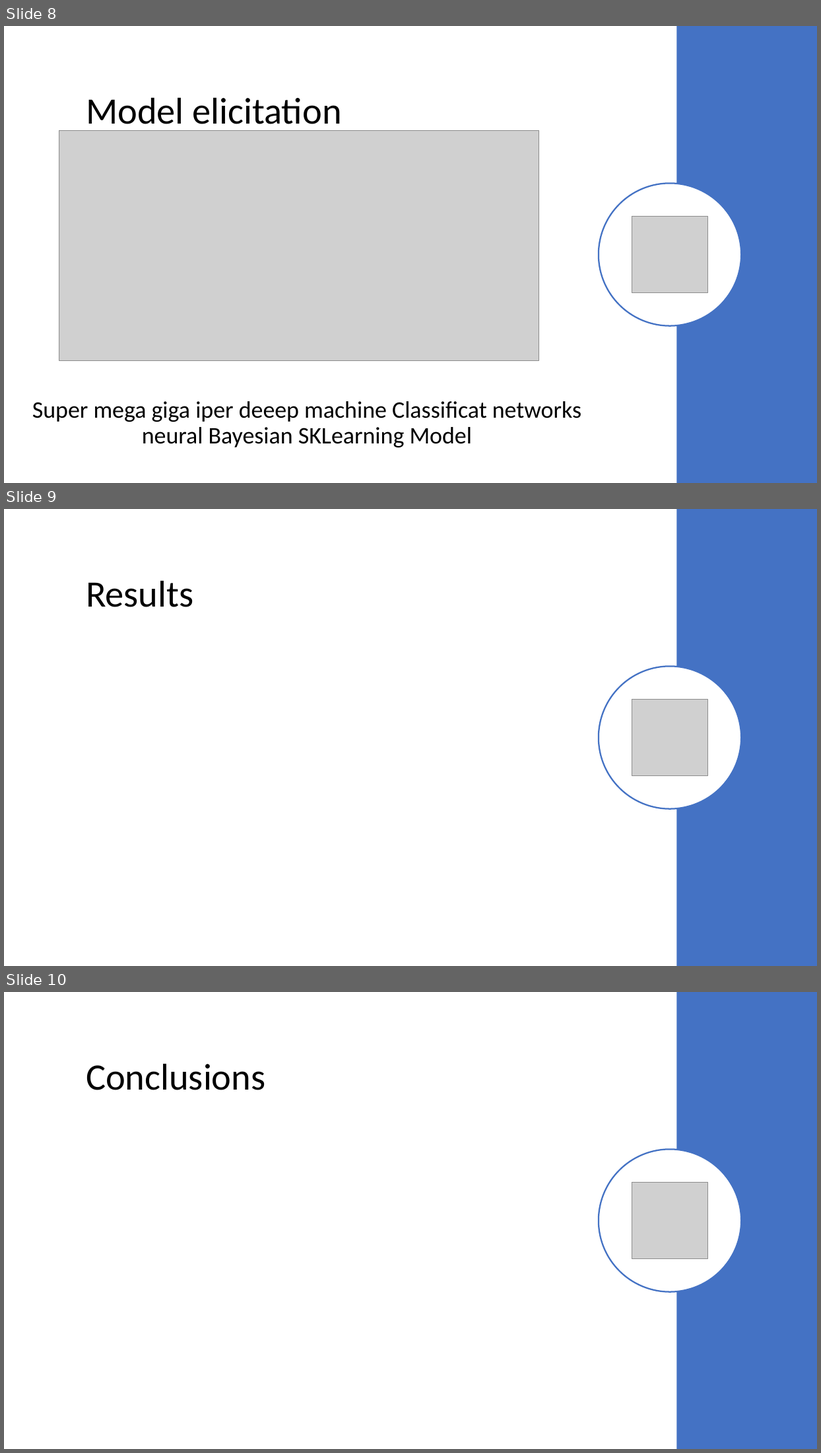
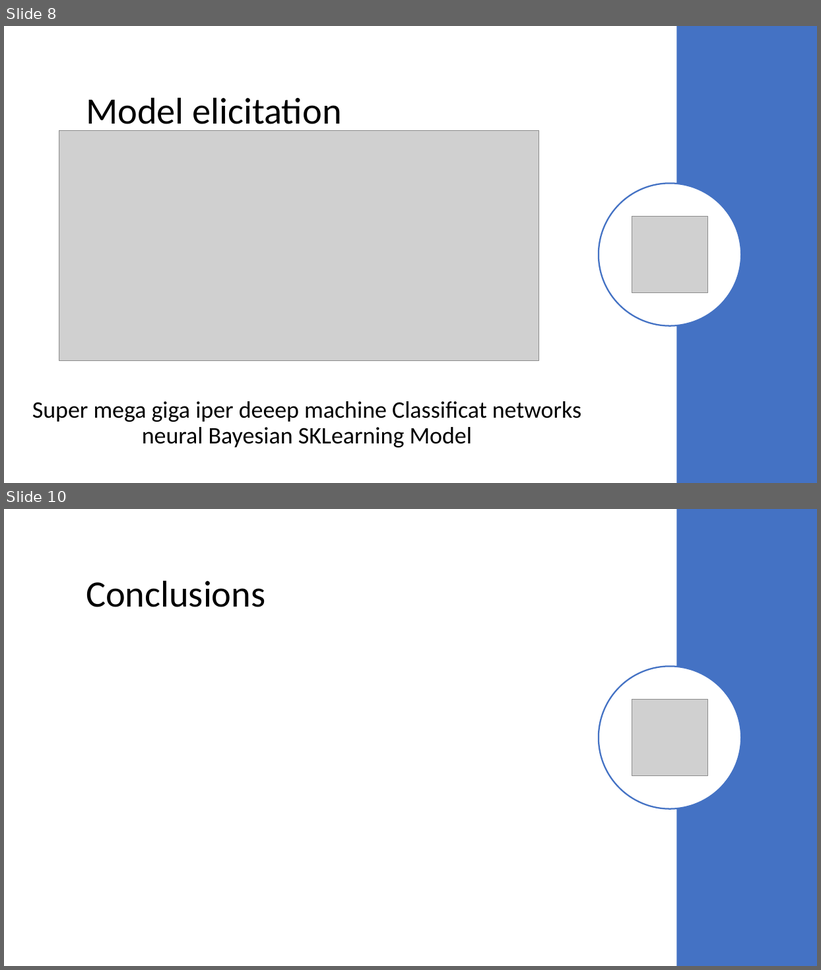
Before and after one commit to cerniello/WalkingPatternClassification_SL, a slide deck: Presentation Group 13.pptx. Shown one above the other, each under a label of ours: slides 8, 9 and 10 before the commit, slides 8 and 10 after it; the slides between them are not shown. The pictures are 821x1453 and 821x970 pixels, drawn with LibreOffice and Linux fonts; fonts in the diff are those of the drawing; grey boxes stand for pictures. Boxes give left, top, right and bottom in pixels: in the first picture for what was removed or moved away, otherwise in the second. Text is boxed around its words. In the diff, an @@ line names an element or a change of style, - is before the commit and + after.

```diff
--- a/Presentation Group 13.pptx
+++ b/Presentation Group 13.pptx
@@ slide 9 removed at <box>4,509,817,966</box>, background #FFFFFF @@
@@ rectangle removed at <box>677,509,817,966</box> @@
@@ title removed at <box>86,580,193,607</box> @@
-Results
@@ ellipse removed at <box>599,666,741,809</box> @@
@@ picture removed at <box>632,700,708,776</box> @@
```
Also in this commit, not shown: 1 slide changed, 1 slide added.
